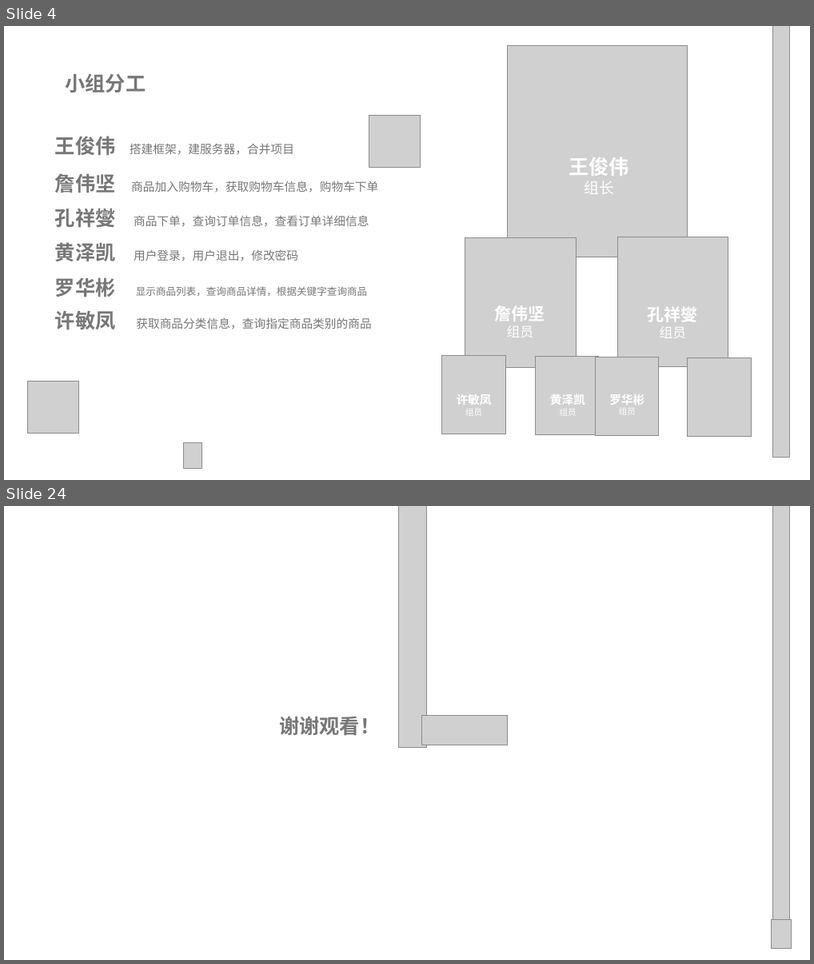
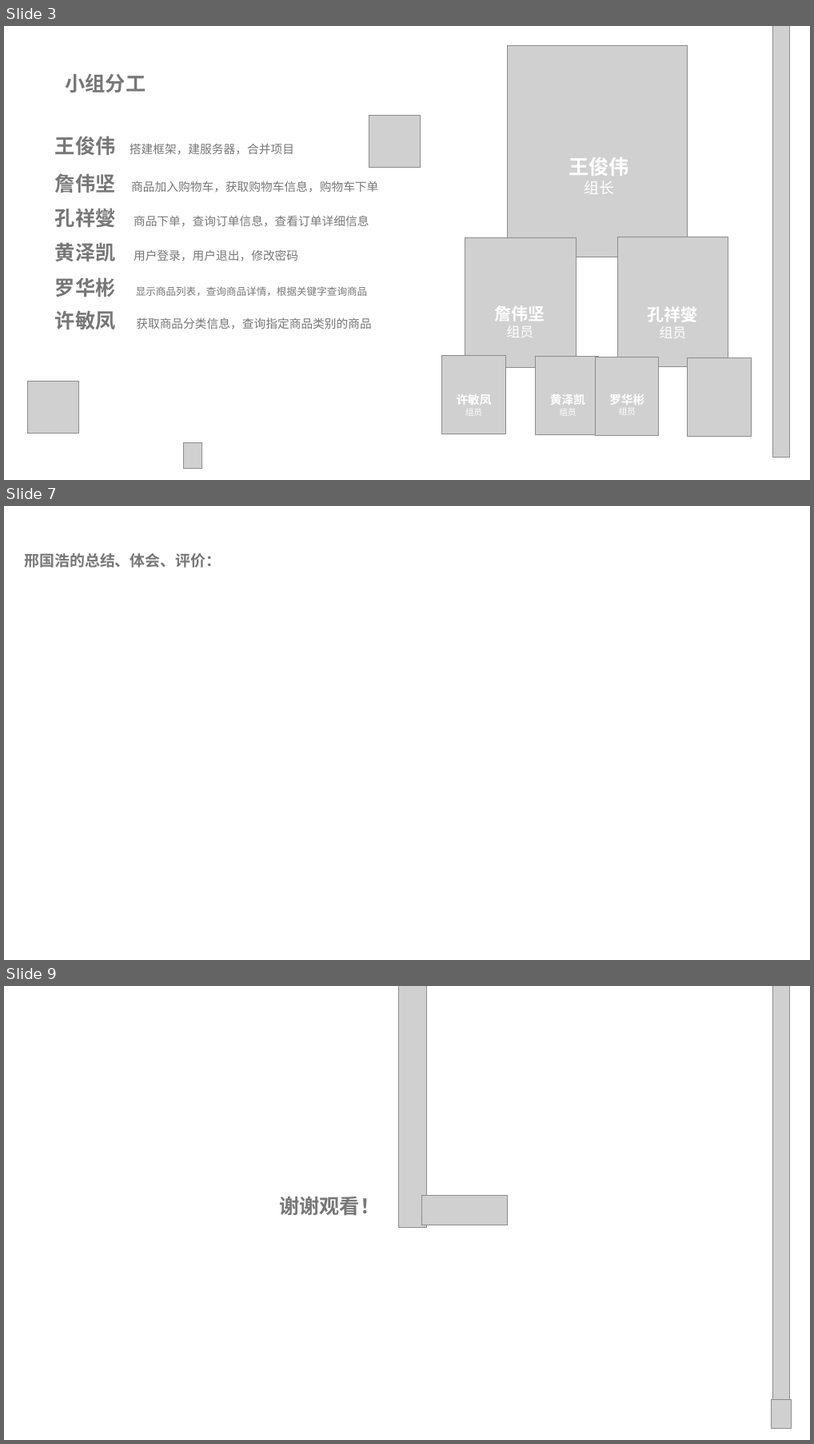
Before and after one commit to CC1AH/SummerTraining, a slide deck: 项目答辩总ppt.pptx. Shown one above the other, each under a label of ours: slides 4 and 24 before the commit, slides 3, 7 and 9 after it; the slides between them are not shown. The pictures are 814x964 and 814x1444 pixels, drawn with LibreOffice and Linux fonts; fonts in the diff are those of the drawing; grey boxes stand for pictures; background and template pictures are left out. Boxes give left, top, right and bottom in pixels: in the first picture for what was removed or moved away, otherwise in the second. Text is boxed around its words. In the diff, an @@ line names an element or a change of style, - is before the commit and + after.

```diff
--- a/项目答辩总ppt.pptx
+++ b/项目答辩总ppt.pptx
@@ slide 7 added at (4, 506, 810, 960), background picture (left out) @@
@@ text added at (25, 553, 222, 568), 18 pt, text #777777, bold @@
+邢国浩的总结、体会、评价：
@@ what was slide 4 is now slide 3 @@
@@ what was slide 24 is now slide 9 @@
```
Also in this commit, not shown: 1 slide changed, 3 other slides added, 19 slides removed, 2 other files.
